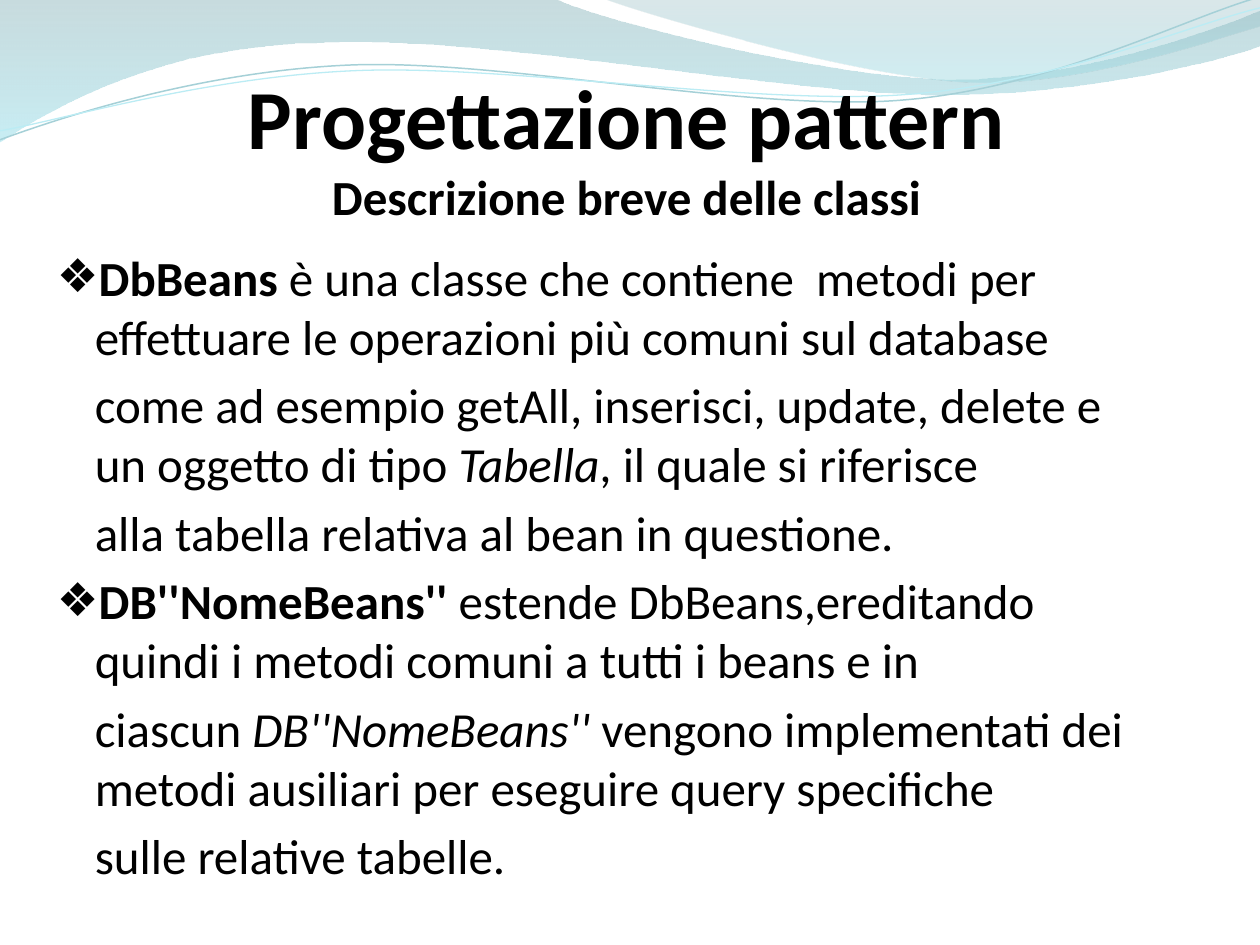
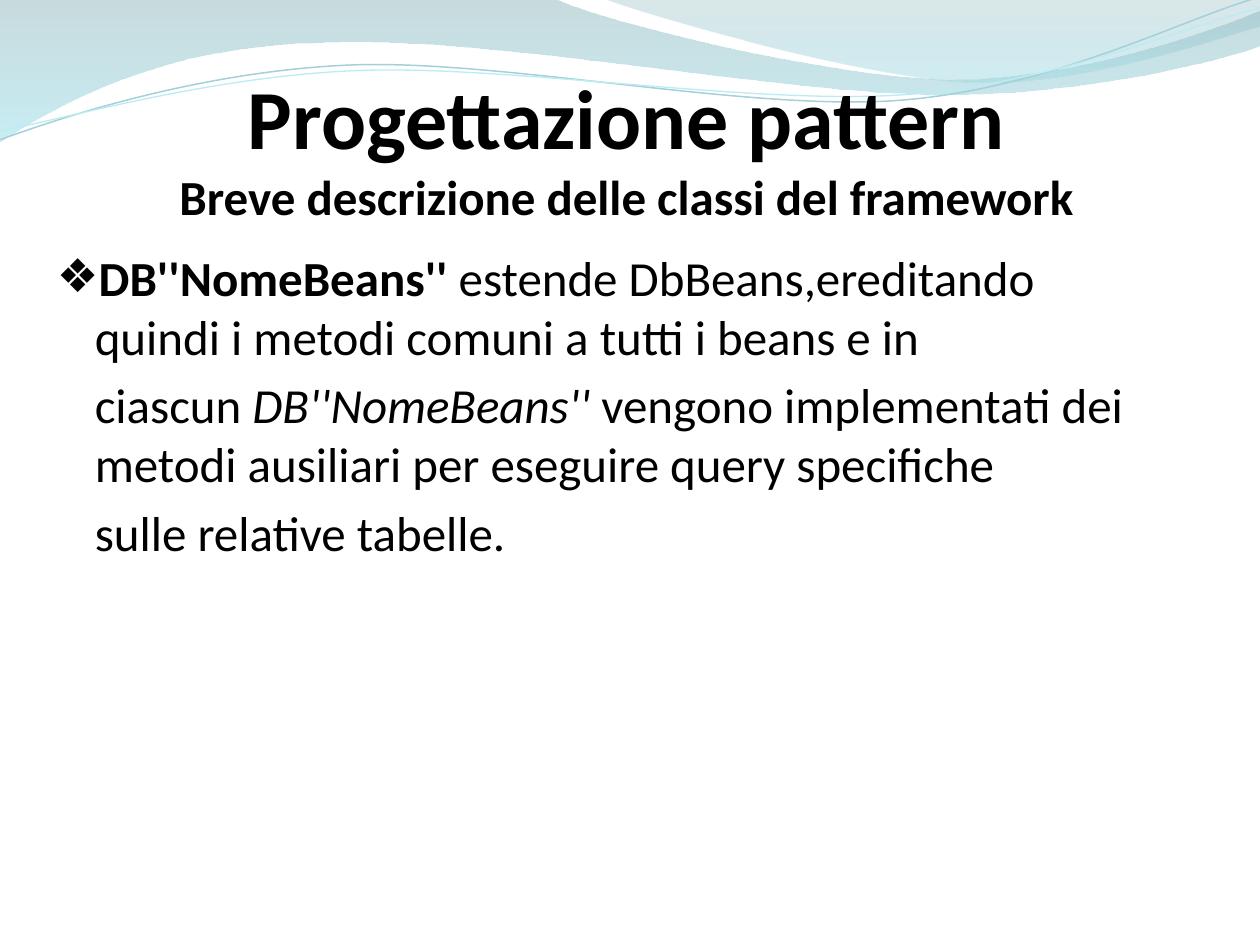
Before and after one commit to ammirate/at-silo, a slide deck: slide 10 of Presentazione/Atsilo1/Scafuro/[BOZZA] Presentazione framework.pptx. Drawn at 1260x945 pixels with LibreOffice and Linux fonts; fonts in the diff are those of the drawing. Boxes give left, top, right and bottom in pixels: in the first picture for what was removed or moved away, otherwise in the second. Text is boxed around its words. In the diff, an @@ line names an element or a change of style, - is before the commit and + after.

```diff
--- a/Presentazione/Atsilo1/Scafuro/[BOZZA] Presentazione framework.pptx
+++ b/Presentazione/Atsilo1/Scafuro/[BOZZA] Presentazione framework.pptx
@@ text "Progettazione pattern": place and size @@
-text "Progettazione pattern" at (248,79,1005,216)
+text "Progettazione pattern" at (179,79,1073,216)
@@ text at (179,180,1073,216): text changed @@
-Descrizione breve delle classi
+Breve descrizione delle classi del framework
@@ text at (95,261,1101,559): paragraphs removed @@
-❖ DbBeans è una classe che contiene metodi per effettuare le operazioni più comuni sul database
-come ad esempio getAll, inserisci, update, delete e un oggetto di tipo Tabella, il quale si riferisce
-alla tabella relativa al bean in questione.
```
Also in this commit, not shown: 5 other slides changed, 4 slides added, 1 slide removed.
